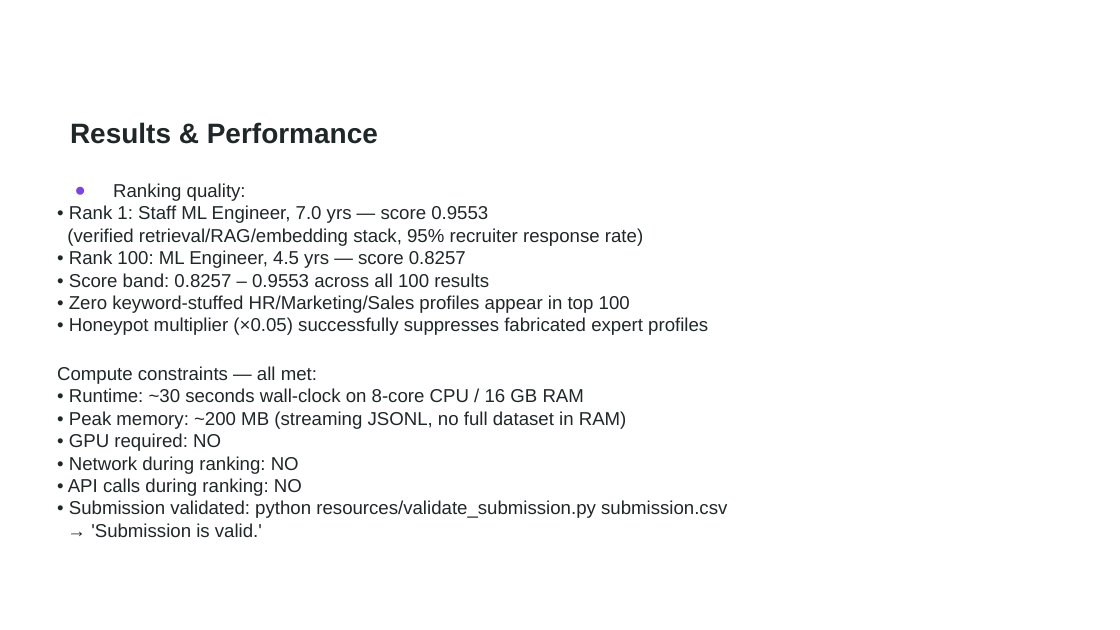
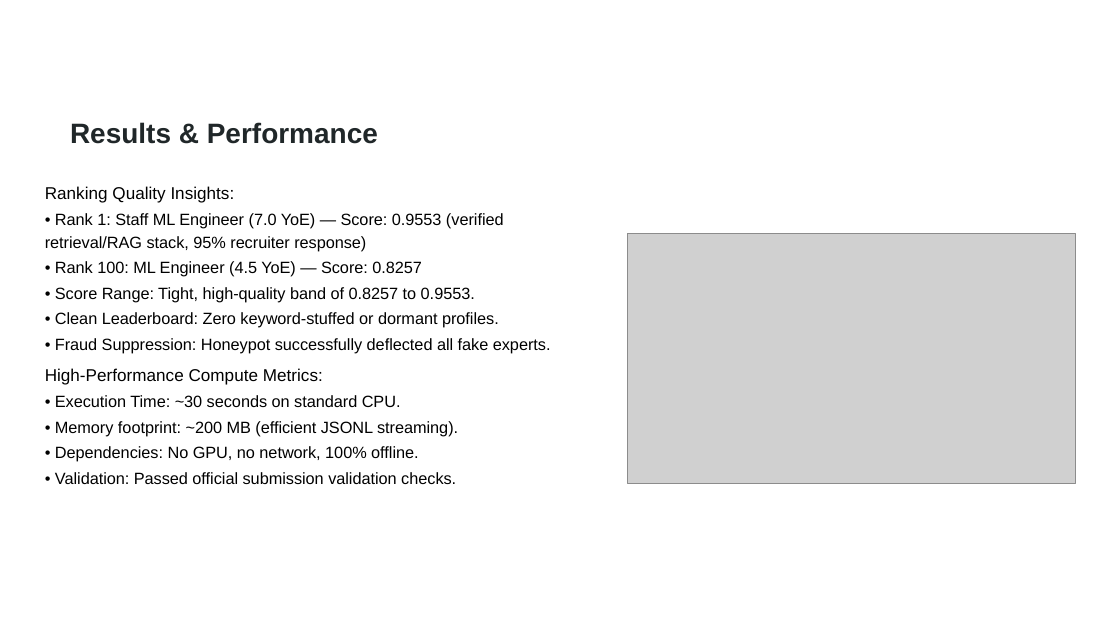
Before and after one commit to theAdityaNVS/redrob-candidate-ranker, a slide deck: slide 8 of Tech_Adi_Redrob_Submission.pptx. Drawn at 1120x630 pixels with LibreOffice and Linux fonts; fonts in the diff are those of the drawing; grey boxes stand for pictures; background and template pictures are left out. Boxes give left, top, right and bottom in pixels: in the first picture for what was removed or moved away, otherwise in the second. Text is boxed around its words. In the diff, an @@ line names an element or a change of style, - is before the commit and + after.

Commit message:
chore: add submission artifacts, resources, and project docs
- Add final submission PDFs for both Data & AI and Ideathon challenges
- Add resources folder (organizer-provided schemas, docs, charts, templates)
- Add CHALLENGE.md, CLAUDE.md, PROMPT.md project documentation
- Update .gitignore to exclude large template PPTXs and ideathon source PPTX

```diff
--- a/Tech_Adi_Redrob_Submission.pptx
+++ b/Tech_Adi_Redrob_Submission.pptx
@@ text at box(45, 186, 551, 484): text changed; size 12 to 10.5 pt; text colour #202729 to #000000 @@
-● Ranking quality:
-• Rank 1: Staff ML Engineer, 7.0 yrs — score 0.9553
-(verified retrieval/RAG/embedding stack, 95% recruiter response rate)
-• Rank 100: ML Engineer, 4.5 yrs — score 0.8257
-• Score band: 0.8257 – 0.9553 across all 100 results
-• Zero keyword-stuffed HR/Marketing/Sales profiles appear in top 100
-• Honeypot multiplier (×0.05) successfully suppresses fabricated expert profiles
-Compute constraints — all met:
-• Runtime: ~30 seconds wall-clock on 8-core CPU / 16 GB RAM
-• Peak memory: ~200 MB (streaming JSONL, no full dataset in RAM)
-• GPU required: NO
-• Network during ranking: NO
-• API calls during ranking: NO
-• Submission validated: python resources/validate_submission.py submission.csv
-→ 'Submission is valid.'
+Ranking Quality Insights:
+• Rank 1: Staff ML Engineer (7.0 YoE) — Score: 0.9553 (verified retrieval/RAG stack, 95% recruiter response)
+• Rank 100: ML Engineer (4.5 YoE) — Score: 0.8257
+• Score Range: Tight, high-quality band of 0.8257 to 0.9553.
+• Clean Leaderboard: Zero keyword-stuffed or dormant profiles.
+• Fraud Suppression: Honeypot successfully deflected all fake experts.
+High-Performance Compute Metrics:
+• Execution Time: ~30 seconds on standard CPU.
+• Memory footprint: ~200 MB (efficient JSONL streaming).
+• Dependencies: No GPU, no network, 100% offline.
+• Validation: Passed official submission validation checks.
@@ picture added at box(627, 234, 1075, 484) @@
```
Also in this commit, not shown: 4 other slides changed, 34 other files.
